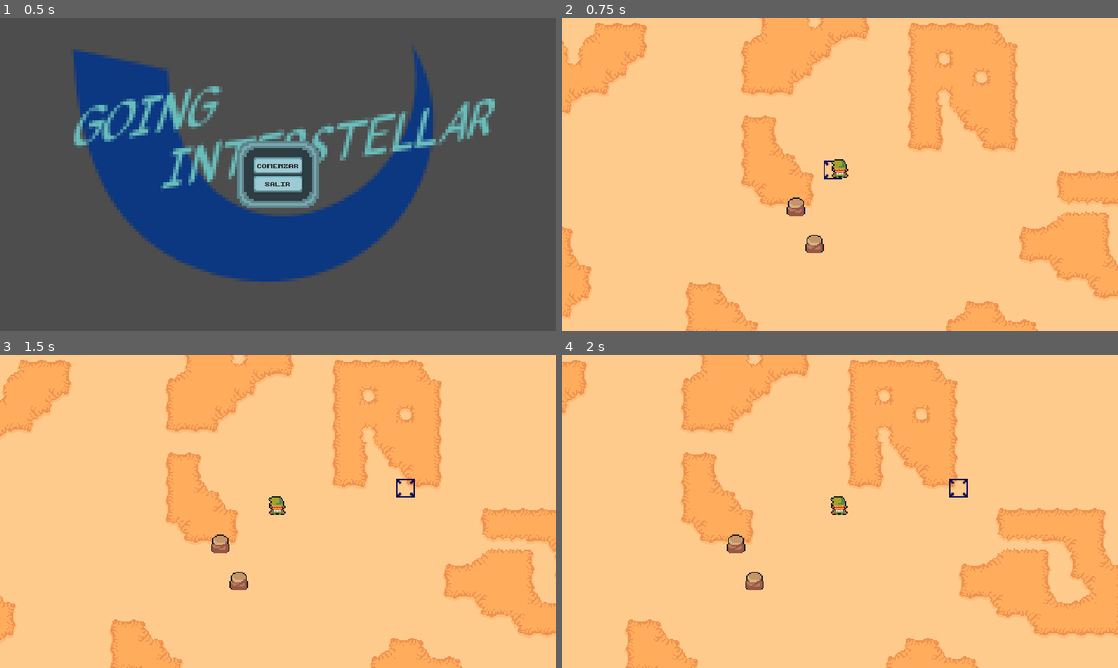
Above: before the commit, frames 1-4 (two rows, left to right).
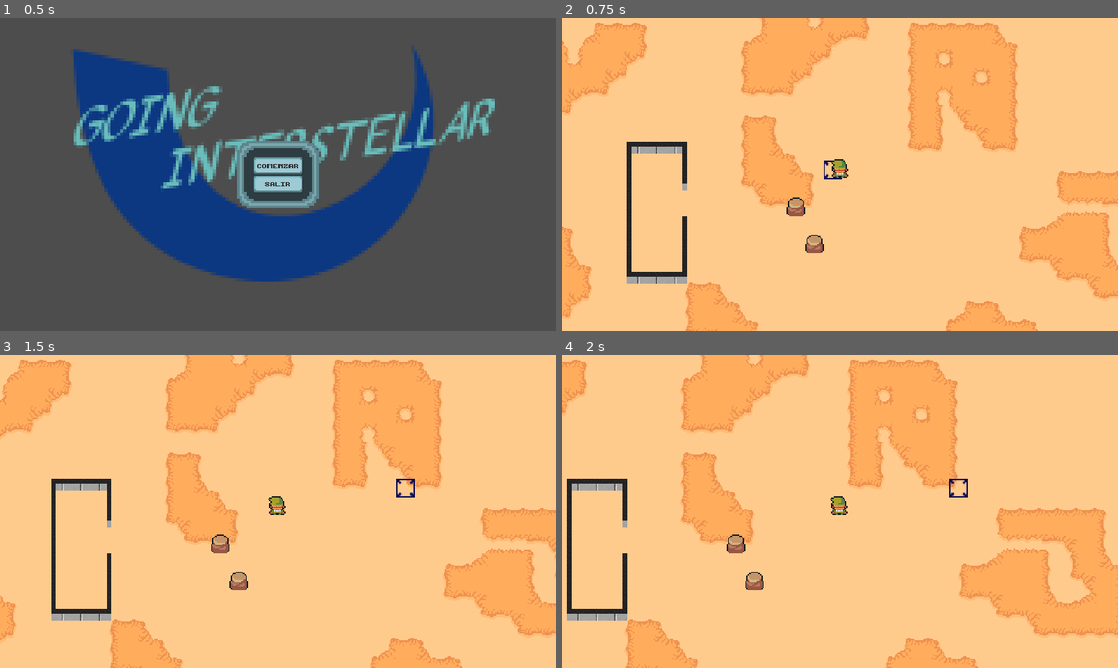
Above: after the commit, the same moments.

Repository: ptourne/uncert-titan
Game: Godot game, scene res://UI/StartMenu/start_menu.tscn
The game is run twice, just before and just after one commit, with the same random seed, the same clock (stepped at 60 frames per second) and the same inputs.
Inputs (mouse positions are in pixels of both pictures, inside the frame that each line leads up to):
- Up to frame 1 (0.5 s): no input
- Up to frame 2 (0.75 s): click "COMENZAR" at 0.5 s
- Up to frame 3 (1.5 s): tap Enter at 1.25 s; move the mouse to (400, 495) at 1.27 s; hold D (ui_right) from 1.28 s (still down)
- Up to frame 4 (2 s): keep holding D (ui_right)

Frame 1 is identical in both runs. In frame 2, 1.4% of the frame differs, in the area x 11-23%, y 39-85%; in frame 3, 1.3%; in frame 4, 1.4%.

Commit message:
[FEAT] - Textura de muros - Colocación de muros - Colisión con muros [FIX] - Arreglado bug del menú de pausa dentrás de objetos del mapa

Diff:
--- a/Game/game.tscn
+++ b/Game/game.tscn
@@ -1,9 +1,10 @@
-[gd_scene load_steps=13 format=3 uid="uid://d3tjnva040ldl"]
+[gd_scene load_steps=15 format=3 uid="uid://d3tjnva040ldl"]
 
 [ext_resource type="Texture2D" uid="uid://dhh5bu7vi470c" path="res://assets/Tilesets/TilesetFloor.png" id="1_spn7i"]
 [ext_resource type="Script" path="res://Game/game.gd" id="1_vsshf"]
 [ext_resource type="Texture2D" uid="uid://blhlgx0cxi7ef" path="res://assets/grid/tile__selector.png" id="2_byaqm"]
 [ext_resource type="Texture2D" uid="uid://dcid6qfka3obt" path="res://assets/Tilesets/TilesetNature.png" id="3_m3exg"]
+[ext_resource type="Texture2D" uid="uid://dn5wgmed2poxr" path="res://assets/grid/Walls.png" id="4_fgii8"]
 [ext_resource type="PackedScene" uid="uid://c554rdx5sfkqi" path="res://Player/player.tscn" id="4_oank5"]
 [ext_resource type="PackedScene" uid="uid://di7eng28gg3cc" path="res://UI/PauseMenu/pause_menu.tscn" id="6_edt4b"]
 
@@ -30,10 +31,18 @@
 	tile_map.clear_layer(SELECTOR_LAYER)
 	tile_map.set_cell(SELECTOR_LAYER, hovering_tile_position, ID_SELECTOR_TILE, Vector2i(0,0), 0)
 
-func _input(event):
-	if Input.is_action_just_pressed(\"click\"):
+	if Input.is_action_pressed(\"click\"):
 		var clicked_tile_position = tile_map.local_to_map(get_global_mouse_position())
-		tile_map.set_cell(OBSTACLES_LAYER, clicked_tile_position, ID_NATURE_TILE, ROCK_ATLAS_POSITION, 0)
+		#tile_map.set_cell(OBSTACLES_LAYER, clicked_tile_position, ID_NATURE_TILE, ROCK_ATLAS_POSITION, 0)
+		tile_map.set_cells_terrain_connect(OBSTACLES_LAYER, [clicked_tile_position], 1, 0)
+
+
+#
+#func _input(event):
+#	if Input.is_action_just_pressed(\"click\"):
+#		var clicked_tile_position = tile_map.local_to_map(get_global_mouse_position())
+#		#tile_map.set_cell(OBSTACLES_LAYER, clicked_tile_position, ID_NATURE_TILE, ROCK_ATLAS_POSITION, 0)
+#		tile_map.set_cells_terrain_connect(OBSTACLES_LAYER, [clicked_tile_position], 1, 0)
 "
 
 [sub_resource type="TileSetAtlasSource" id="TileSetAtlasSource_ul0e7"]
@@ -1988,6 +1997,137 @@
 0:0/0/physics_layer_0/linear_velocity = Vector2(0, 0)
 0:0/0/physics_layer_0/angular_velocity = 0.0
 
+[sub_resource type="TileSetAtlasSource" id="TileSetAtlasSource_17xmc"]
+texture = ExtResource("4_fgii8")
+0:0/0 = 0
+0:0/0/terrain_set = 1
+0:0/0/terrain = 0
+0:0/0/physics_layer_0/linear_velocity = Vector2(0, 0)
+0:0/0/physics_layer_0/angular_velocity = 0.0
+0:0/0/physics_layer_0/polygon_0/points = PackedVector2Array(-2, -2, 8, -2, 8, 2, 2, 2, 2, 8, -2, 8)
+0:0/0/terrains_peering_bit/right_side = 0
+0:0/0/terrains_peering_bit/bottom_side = 0
+1:0/0 = 0
+1:0/0/terrain_set = 1
+1:0/0/terrain = 0
+1:0/0/physics_layer_0/linear_velocity = Vector2(0, 0)
+1:0/0/physics_layer_0/angular_velocity = 0.0
+1:0/0/physics_layer_0/polygon_0/points = PackedVector2Array(-8, -2, 8, -2, 8, 2, 2, 2, 2, 8, -2, 8, -2, 2, -8, 2)
+1:0/0/terrains_peering_bit/right_side = 0
+1:0/0/terrains_peering_bit/bottom_side = 0
+1:0/0/terrains_peering_bit/left_side = 0
+2:0/0 = 0
+2:0/0/terrain_set = 1
+2:0/0/terrain = 0
+2:0/0/physics_layer_0/linear_velocity = Vector2(0, 0)
+2:0/0/physics_layer_0/angular_velocity = 0.0
+2:0/0/physics_layer_0/polygon_0/points = PackedVector2Array(2, -2, 2, 8, -2, 8, -2, 2, -8, 2, -8, -2)
+2:0/0/terrains_peering_bit/bottom_side = 0
+2:0/0/terrains_peering_bit/left_side = 0
+3:0/0 = 0
+3:0/0/terrain_set = 1
+3:0/0/terrain = 0
+3:0/0/physics_layer_0/linear_velocity = Vector2(0, 0)
+3:0/0/physics_layer_0/angular_velocity = 0.0
+3:0/0/physics_layer_0/polygon_0/points = PackedVector2Array(-2, 8, -2, -2, 2, -2, 2, 8)
+3:0/0/terrains_peering_bit/bottom_side = 0
+0:1/0 = 0
+0:1/0/terrain_set = 1
+0:1/0/terrain = 0
+0:1/0/physics_layer_0/linear_velocity = Vector2(0, 0)
+0:1/0/physics_layer_0/angular_velocity = 0.0
+0:1/0/physics_layer_0/polygon_0/points = PackedVector2Array(-2, 8, -2, -8, 2, -8, 2, -2, 8, -2, 8, 2, 2, 2, 2, 8)
+0:1/0/terrains_peering_bit/right_side = 0
+0:1/0/terrains_peering_bit/bottom_side = 0
+0:1/0/terrains_peering_bit/top_side = 0
+1:1/0 = 0
+1:1/0/terrain_set = 1
+1:1/0/terrain = 0
+1:1/0/physics_layer_0/linear_velocity = Vector2(0, 0)
+1:1/0/physics_layer_0/angular_velocity = 0.0
+1:1/0/physics_layer_0/polygon_0/points = PackedVector2Array(8, 2, 2.0625, 2, 2, 8, -2, 8, -2, 2, -8, 2, -8, -2, -2, -2, -2, -8, 2, -8, 2, -2, 8, -2)
+1:1/0/terrains_peering_bit/right_side = 0
+1:1/0/terrains_peering_bit/bottom_side = 0
+1:1/0/terrains_peering_bit/left_side = 0
+1:1/0/terrains_peering_bit/top_side = 0
+2:1/0 = 0
+2:1/0/terrain_set = 1
+2:1/0/terrain = 0
+2:1/0/physics_layer_0/linear_velocity = Vector2(0, 0)
+2:1/0/physics_layer_0/angular_velocity = 0.0
+2:1/0/physics_layer_0/polygon_0/points = PackedVector2Array(2, -8, 2, 8, -2, 8, -2, 2, -8, 2, -8, -2, -2, -2, -2, -8)
+2:1/0/terrains_peering_bit/bottom_side = 0
+2:1/0/terrains_peering_bit/left_side = 0
+2:1/0/terrains_peering_bit/top_side = 0
+3:1/0 = 0
+3:1/0/terrain_set = 1
+3:1/0/terrain = 0
+3:1/0/physics_layer_0/linear_velocity = Vector2(0, 0)
+3:1/0/physics_layer_0/angular_velocity = 0.0
+3:1/0/physics_layer_0/polygon_0/points = PackedVector2Array(-2, 8, -2, -8, 2, -8, 2, 8)
+3:1/0/terrains_peering_bit/bottom_side = 0
+3:1/0/terrains_peering_bit/top_side = 0
+0:2/0 = 0
+0:2/0/terrain_set = 1
+0:2/0/terrain = 0
+0:2/0/physics_layer_0/linear_velocity = Vector2(0, 0)
+0:2/0/physics_layer_0/angular_velocity = 0.0
+0:2/0/physics_layer_0/polygon_0/points = PackedVector2Array(-2, 2, -2, -8, 2, -8, 2, -2, 8, -2, 8, 2)
+0:2/0/terrains_peering_bit/right_side = 0
+0:2/0/terrains_peering_bit/top_side = 0
+1:2/0 = 0
+1:2/0/terrain_set = 1
+1:2/0/terrain = 0
+1:2/0/physics_layer_0/linear_velocity = Vector2(0, 0)
+1:2/0/physics_layer_0/angular_velocity = 0.0
+1:2/0/physics_layer_0/polygon_0/points = PackedVector2Array(8, 2, -8, 2, -8, -2, -2, -2, -2, -8, 2, -8, 2, -2, 8, -2)
+1:2/0/terrains_peering_bit/right_side = 0
+1:2/0/terrains_peering_bit/left_side = 0
+1:2/0/terrains_peering_bit/top_side = 0
+2:2/0 = 0
+2:2/0/terrain_set = 1
+2:2/0/terrain = 0
+2:2/0/physics_layer_0/linear_velocity = Vector2(0, 0)
+2:2/0/physics_layer_0/angular_velocity = 0.0
+2:2/0/physics_layer_0/polygon_0/points = PackedVector2Array(2, 2, -8, 2, -8, -2, -2, -2, -2, -8, 2, -8)
+2:2/0/terrains_peering_bit/left_side = 0
+2:2/0/terrains_peering_bit/top_side = 0
+0:3/0 = 0
+0:3/0/terrain_set = 1
+0:3/0/terrain = 0
+0:3/0/physics_layer_0/linear_velocity = Vector2(0, 0)
+0:3/0/physics_layer_0/angular_velocity = 0.0
+0:3/0/physics_layer_0/polygon_0/points = PackedVector2Array(8, 2, -2, 2, -2, -2, 8, -2)
+0:3/0/terrains_peering_bit/right_side = 0
+1:3/0 = 0
+1:3/0/terrain_set = 1
+1:3/0/terrain = 0
+1:3/0/physics_layer_0/linear_velocity = Vector2(0, 0)
+1:3/0/physics_layer_0/angular_velocity = 0.0
+1:3/0/physics_layer_0/polygon_0/points = PackedVector2Array(-8, -2, 8, -2, 8, 2, -8, 2)
+1:3/0/terrains_peering_bit/right_side = 0
+1:3/0/terrains_peering_bit/left_side = 0
+3:3/0 = 0
+3:3/0/terrain_set = 1
+3:3/0/terrain = 0
+3:3/0/physics_layer_0/linear_velocity = Vector2(0, 0)
+3:3/0/physics_layer_0/angular_velocity = 0.0
+3:3/0/physics_layer_0/polygon_0/points = PackedVector2Array(2, -2, 2, 2, -2, 2, -2, -2)
+3:2/0 = 0
+3:2/0/terrain_set = 1
+3:2/0/terrain = 0
+3:2/0/physics_layer_0/linear_velocity = Vector2(0, 0)
+3:2/0/physics_layer_0/angular_velocity = 0.0
+3:2/0/physics_layer_0/polygon_0/points = PackedVector2Array(2, -8, 2, 2, -2, 2, -2, -8)
+3:2/0/terrains_peering_bit/top_side = 0
+2:3/0 = 0
+2:3/0/terrain_set = 1
+2:3/0/terrain = 0
+2:3/0/physics_layer_0/linear_velocity = Vector2(0, 0)
+2:3/0/physics_layer_0/angular_velocity = 0.0
+2:3/0/physics_layer_0/polygon_0/points = PackedVector2Array(-8, -2, 2, -2, 2, 2, -8, 2)
+2:3/0/terrains_peering_bit/left_side = 0
+
 [sub_resource type="TileSetAtlasSource" id="TileSetAtlasSource_2osbb"]
 texture = ExtResource("3_m3exg")
 0:0/0 = 0
@@ -3143,36 +3283,16 @@
 terrain_set_0/terrain_0/color = Color(0.980392, 0.439216, 0.584314, 1)
 terrain_set_0/terrain_1/name = "Rock"
 terrain_set_0/terrain_1/color = Color(0.513726, 0.176471, 0.776471, 1)
+terrain_set_1/mode = 2
+terrain_set_1/terrain_0/name = "Walls"
+terrain_set_1/terrain_0/color = Color(0.121569, 0.341176, 0.807843, 1)
 sources/0 = SubResource("TileSetAtlasSource_ul0e7")
 sources/100 = SubResource("TileSetAtlasSource_5iiny")
 sources/60 = SubResource("TileSetAtlasSource_2osbb")
+sources/4 = SubResource("TileSetAtlasSource_17xmc")
 
 [sub_resource type="GDScript" id="GDScript_yvhwt"]
 script/source = "extends TileMap
-
-var GridSize = 4
-var TILES = {}
-# Called when the node enters the scene tree for the first time.
-func _ready():
-	pass
-#	for x in GridSize:
-#		for y in GridSize:
-#			TILES[str(Vector2(x,y))] = {
-#				\"Type\": \"Grass\"
-#			}
-#			set_cell(0, Vector2(x,y), 1, Vector2i(0,0), 0)
-
-	print(TILES)
-
-# Called every frame. 'delta' is the elapsed time since the previous frame.
-func _process(delta):
-	pass
-#	var tile = local_to_map(get_global_mouse_position())
-#	var tile_key = str(tile)
-#	if TILES.has(tile_key):
-#		clear_layer(1)
-#		set_cell(1, tile, 0, Vector2i(0,0), 0)
-
 "
 
 [node name="GameManager" type="Node"]
@@ -3204,7 +3324,7 @@
 layer_2/y_sort_enabled = true
 layer_2/y_sort_origin = 0
 layer_2/z_index = 1
-layer_2/tile_data = PackedInt32Array(65538, 983100, 9, 196611, 983100, 9)
+layer_2/tile_data = PackedInt32Array(65538, 983100, 9, 196611, 983100, 9, 393209, 4, 2, 327673, 196612, 1, 262137, 196612, 1, 196601, 196612, 1, 131065, 196612, 1, 65529, 196612, 1, -7, 196612, 1, -65543, 4, 0, 393212, 131076, 2, 393211, 65540, 3, 393210, 65540, 3, 196604, 196612, 0, 262140, 196612, 1, 327676, 196612, 1, -65542, 65540, 3, -65541, 65540, 3, -65540, 131076, 0, -4, 196612, 1, 65532, 196612, 2)
 layer_3/name = "Selector"
 layer_3/enabled = true
 layer_3/modulate = Color(1, 1, 1, 1)
@@ -3232,5 +3352,6 @@
 scale = Vector2(0.25, 0.25)
 
 [node name="PauseMenu" parent="World/TileMap/Player/Control" node_paths=PackedStringArray("game_manager") instance=ExtResource("6_edt4b")]
+visible = false
 layout_mode = 1
 game_manager = NodePath("../../../../..")
--- a/Player/Player.gd
+++ b/Player/Player.gd
@@ -31,6 +31,8 @@
 	else:
 		return WALKING_FRICTION
 
+
+
 func _physics_process(delta):
 	var input_vector = Vector2.ZERO
 
--- a/UI/PauseMenu/pause_menu.tscn
+++ b/UI/PauseMenu/pause_menu.tscn
@@ -28,6 +28,7 @@
 
 [node name="PauseMenu" type="Control"]
 process_mode = 2
+z_index = 2
 layout_mode = 3
 anchors_preset = 15
 anchor_right = 1.0
Binary file added: assets/grid/Walls.png
Not shown, added: assets/grid/Walls.png.import
Not shown, added: assets/grid/Walls.pxo
